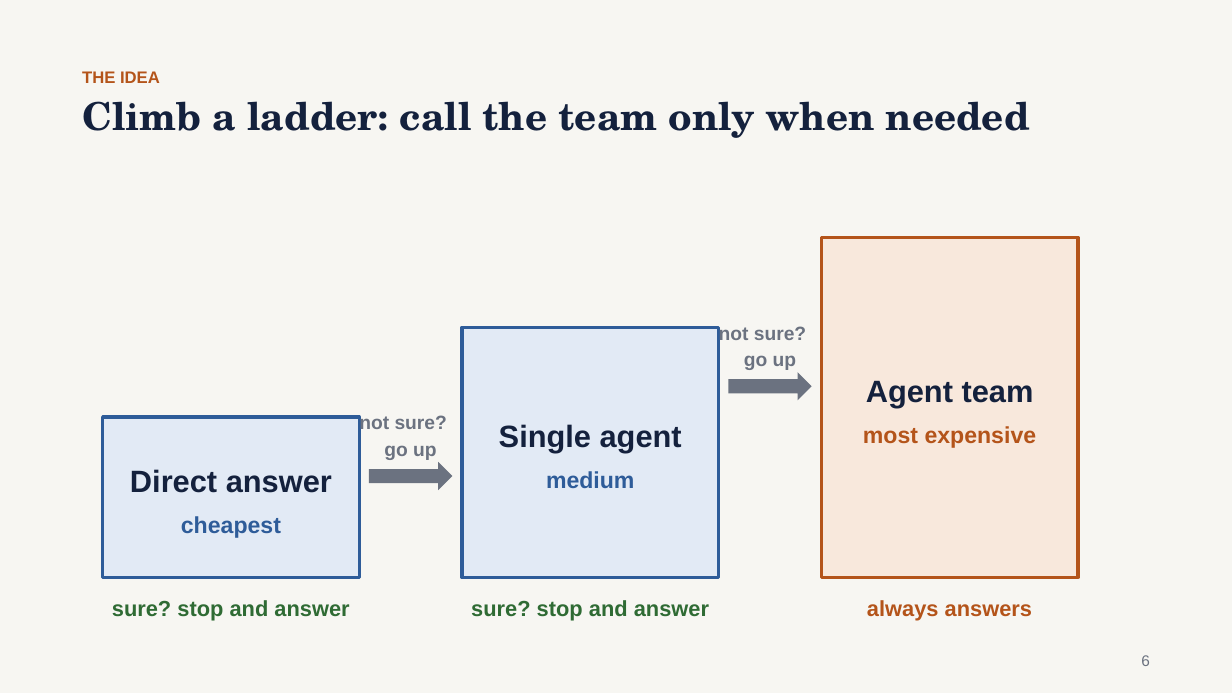
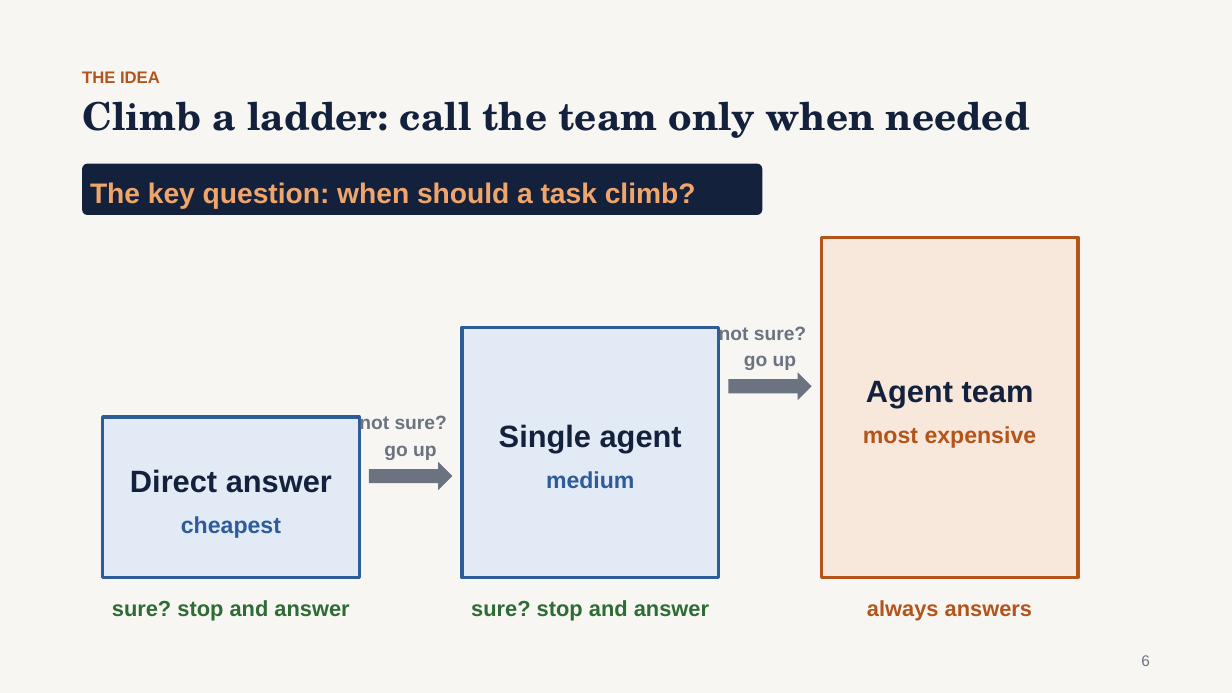
Before and after one commit to gaoj21/tokenbank, a slide deck: slide 6 of slides/CLIMB_talk.pptx. Drawn at 1232x693 pixels with LibreOffice and Linux fonts; fonts in the diff are those of the drawing. Boxes give left, top, right and bottom in pixels: in the first picture for what was removed or moved away, otherwise in the second. Text is boxed around its words. In the diff, an @@ line names an element or a change of style, - is before the commit and + after.

```diff
--- a/slides/CLIMB_talk.pptx
+++ b/slides/CLIMB_talk.pptx
@@ rounded rectangle added at box(82, 164, 762, 215), fill #14213D, 22 pt, text #F0A66B, bold @@
+The key question: when should a task climb?
```
Also in this commit, not shown: 10 other slides changed, 4 slides added, 3 slides removed, 2 other files.
